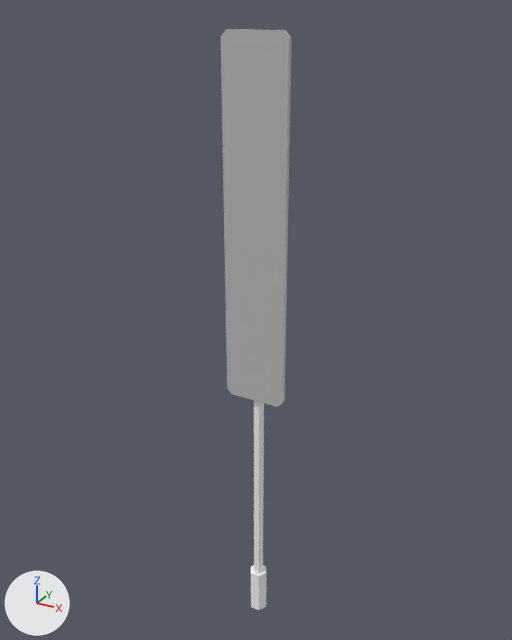
One commit to the FBX model Assets/Files/Models/Set Dressing/SignTallRectangle.fbx: the scene before it, then after it.
Camera for both pictures: a 50 mm lens placed at (1.65, -3.03, 3.5), pointed at (-0.06, 0.09, 1.94). Lighting does not change. The marker at lower left points along +X, +Y and +Z. Where no turn or scale is listed for an object, it has been applied to the vertices.

Objects in the first picture: 'TallRectangleSign'.
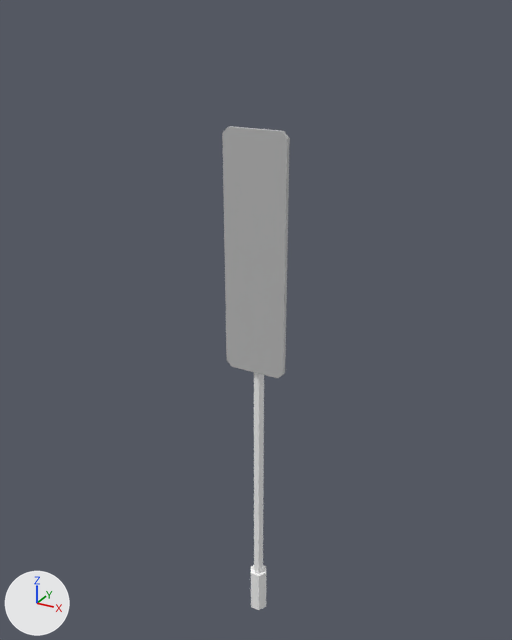
Location of each change, [x1, y1, x2, y2] in pixels of the pictures (512 x 640 px; the box of a moved part takes in the faces that stretch with it):
'TallRectangleSign', reshaped (17% shorter): before [221, 29, 291, 610]; after [222, 126, 290, 610]
part 1 of me_mesh, moved or reshaped: before [221, 29, 291, 407]; after [222, 126, 290, 378]

Edits to the bpy script that builds the scene:
```text
Change me_mesh:
    where me_mesh.from_pydata(...)  # 105 vertices, 98 faces; spans x -0.17..0.17, y -0.05..0.05, z 0.0..3.42
    used by ob_tallrectanglesign; location = (0.0, 0.002, 0.0)
    me_mesh part 1: the loose piece of 16 vertices spanning x -0.17..0.17, y -0.05..-0.02, z 1.53..3.42 is scaled about its middle by (1, 1, 0.674), then moved by (0.0, 0.0, -0.13)
```
